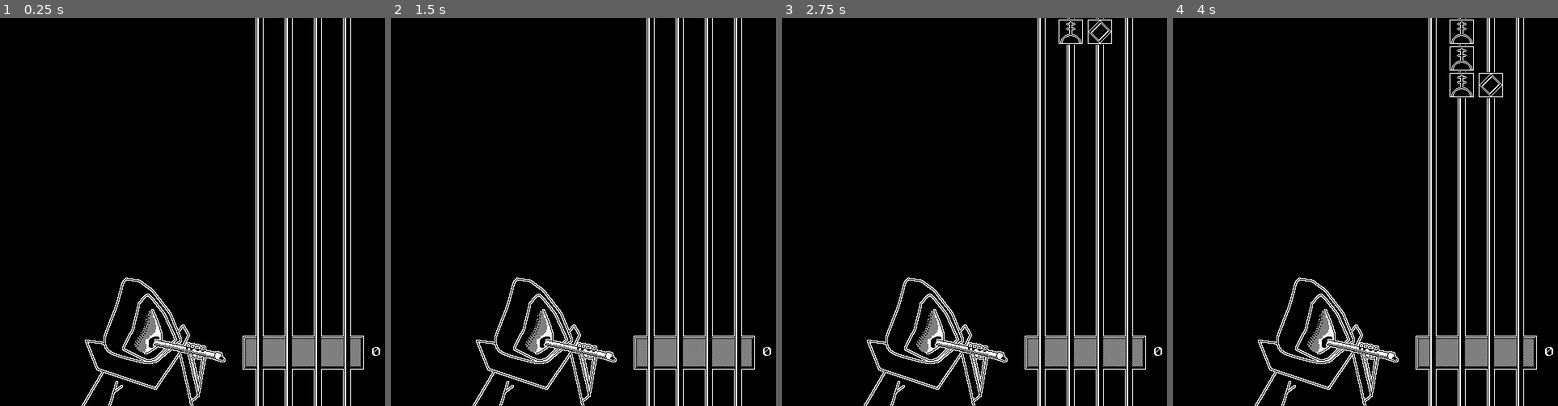
Above: before the commit, frames 1-4 (left to right).
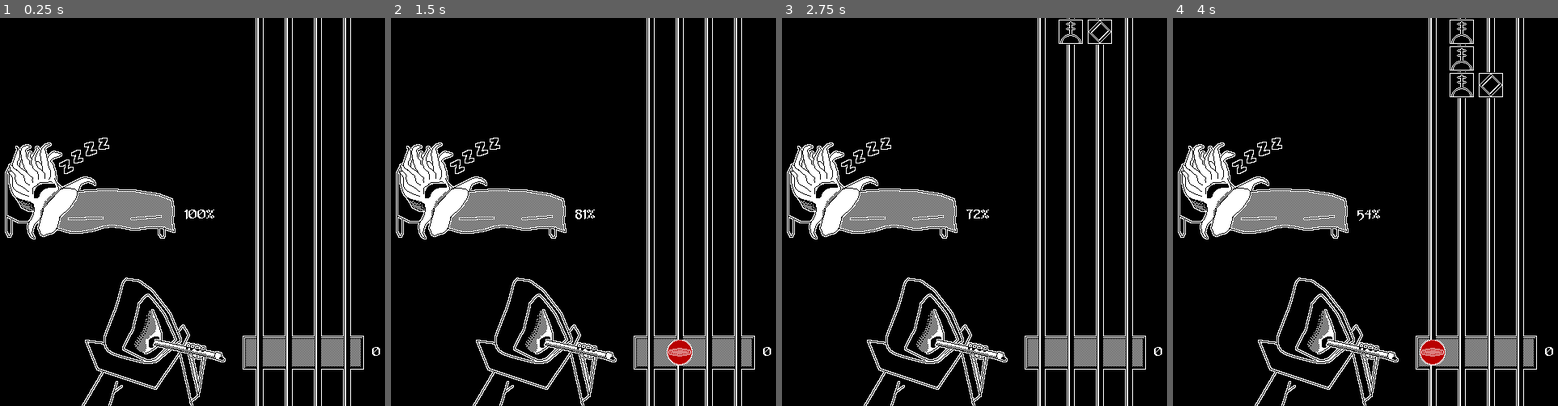
Above: after the commit, the same moments.

Repository: m4ym4y/dont-wake-azathoth
Game: Godot game, scene res://Main.tscn
Same seed, same stepped clock (60 frames per second), same inputs: the game is played once before the commit and once after it.
Inputs:
- Up to frame 1 (0.25 s): no input
- Up to frame 2 (1.5 s): tap Enter at 0.5 s; tap H (hline) at 0.6 s; tap J (jline) at 1.35 s
- Up to frame 3 (2.75 s): tap K (kline) at 2.1 s
- Up to frame 4 (4 s): tap L (lline) at 2.85 s; tap H (hline) at 3.6 s

The runs differ from the first frame. In frame 1, 4.2% of the frame differs, in the area x 1-56%, y 30-58%; in frame 2, 4.5%, in the area x 1-79%, y 30-90%; in frame 3, 4.1%; in frame 4, 4.5%.

Commit message:
conclude day 1 of work

Diff:
--- a/Main.gd
+++ b/Main.gd
@@ -25,6 +25,8 @@
 var broke_combo = false
 var got_combo = false
 var combo_counter = 0
+var max_health = 100
+var health = 100
 
 # Declare member variables here. Examples:
 # var a = 2
@@ -78,9 +80,14 @@
 	got_combo = false
 	$ComboMeter.text = str(combo_counter)
 
+func set_health(n):
+	health = n
+	$Health.text = str(health) + "%"
+
 func _on_NoteTimer_timeout():
 	advance_notes()
 	increment_combo()
+	set_health(min(health + 1, max_health))
 
 	var lines = next_notes()
 	for line in lines:
@@ -91,10 +98,19 @@
 		note.get_node("AnimatedSprite").play(line)
 		add_child(note)
 
+func miss_note():
+	set_health(health - 10)
+	$MissSound.play()
+	pass
+
 func advance_notes():
 	var notes = get_tree().get_nodes_in_group("notes")
 	for note in notes:
 		note.position.y = note.position.y + note_step
+		if note.position.y > target_end and note.get_node("AnimatedSprite").animation != "break":
+			note.get_node("AnimatedSprite").play("break")
+			broke_combo = true
+			miss_note()
 
 func _input(event):
 	for line in locations:
@@ -113,12 +129,14 @@
 				got_combo = true
 			else:
 				broke_combo = true
+				display_indicator("miss", line)
+				miss_note()
 
-func display_indicator(state, line):
+func display_indicator(state, line, offset = 0):
 	var indicator = indicator_scene.instance()
 
 	indicator.animation = state
-	indicator.position = Vector2(get_node(line).position.x, (target_start + target_end) / 2.0)
+	indicator.position = Vector2(get_node(line).position.x, (target_start + target_end) / 2.0 + offset)
 
 	add_child(indicator)
 	yield(get_tree().create_timer(0.5), "timeout")
--- a/Main.tscn
+++ b/Main.tscn
@@ -11,8 +11,13 @@
 [ext_resource path="res://assets/sound/hnote.wav" type="AudioStream" id=9]
 [ext_resource path="res://assets/sound/knote.wav" type="AudioStream" id=10]
 [ext_resource path="res://assets/fonts/Adventurer.ttf" type="DynamicFontData" id=11]
+[ext_resource path="res://assets/azathoth.png" type="Texture" id=12]
+[ext_resource path="res://assets/sound/miss.wav" type="AudioStream" id=13]
 
 [sub_resource type="DynamicFont" id=1]
+font_data = ExtResource( 11 )
+
+[sub_resource type="DynamicFont" id=2]
 font_data = ExtResource( 11 )
 
 [node name="Main" type="Node2D"]
@@ -46,6 +51,9 @@
 
 [node name="NoteTimer" type="Timer" parent="."]
 wait_time = 0.8
+
+[node name="MissSound" type="AudioStreamPlayer" parent="."]
+stream = ExtResource( 13 )
 
 [node name="Music" type="AudioStreamPlayer" parent="."]
 stream = ExtResource( 4 )
@@ -81,4 +89,19 @@
 "_edit_use_anchors_": false
 }
 
+[node name="Health" type="Label" parent="."]
+margin_left = 271.0
+margin_top = 236.0
+margin_right = 311.0
+margin_bottom = 252.0
+custom_fonts/font = SubResource( 2 )
+text = "100%"
+__meta__ = {
+"_edit_use_anchors_": false
+}
+
+[node name="Azathoth" type="Sprite" parent="."]
+position = Vector2( 152, 212 )
+texture = ExtResource( 12 )
+
 [connection signal="timeout" from="NoteTimer" to="." method="_on_NoteTimer_timeout"]
Not shown: 1 places in Main.tscn that only renumber resources
Binary file added: assets/azathoth.png
Not shown, added: assets/azathoth.png.import
Not shown, added: assets/sound/miss.wav.import
Not shown, changed: README.md
Not shown, added: assets/gimp/azathoth.xcf
Not shown, added: assets/sound/miss.wav
